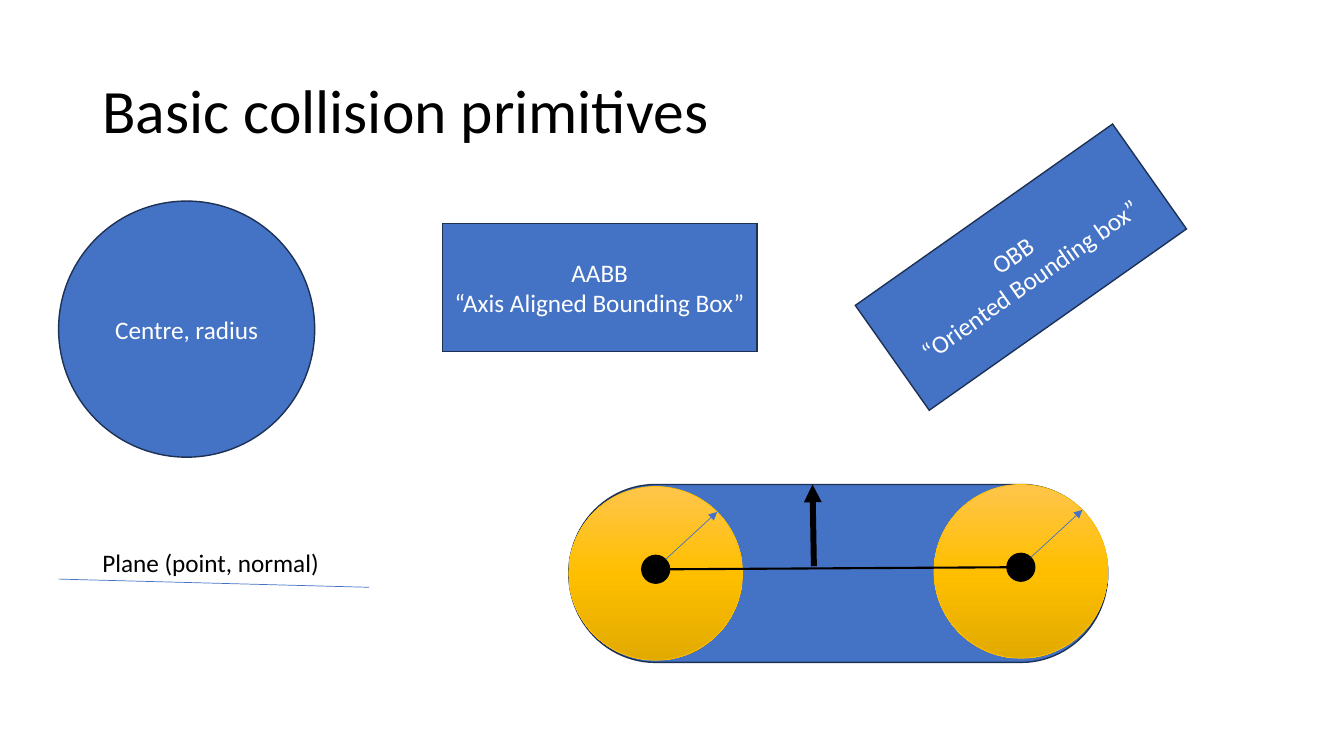
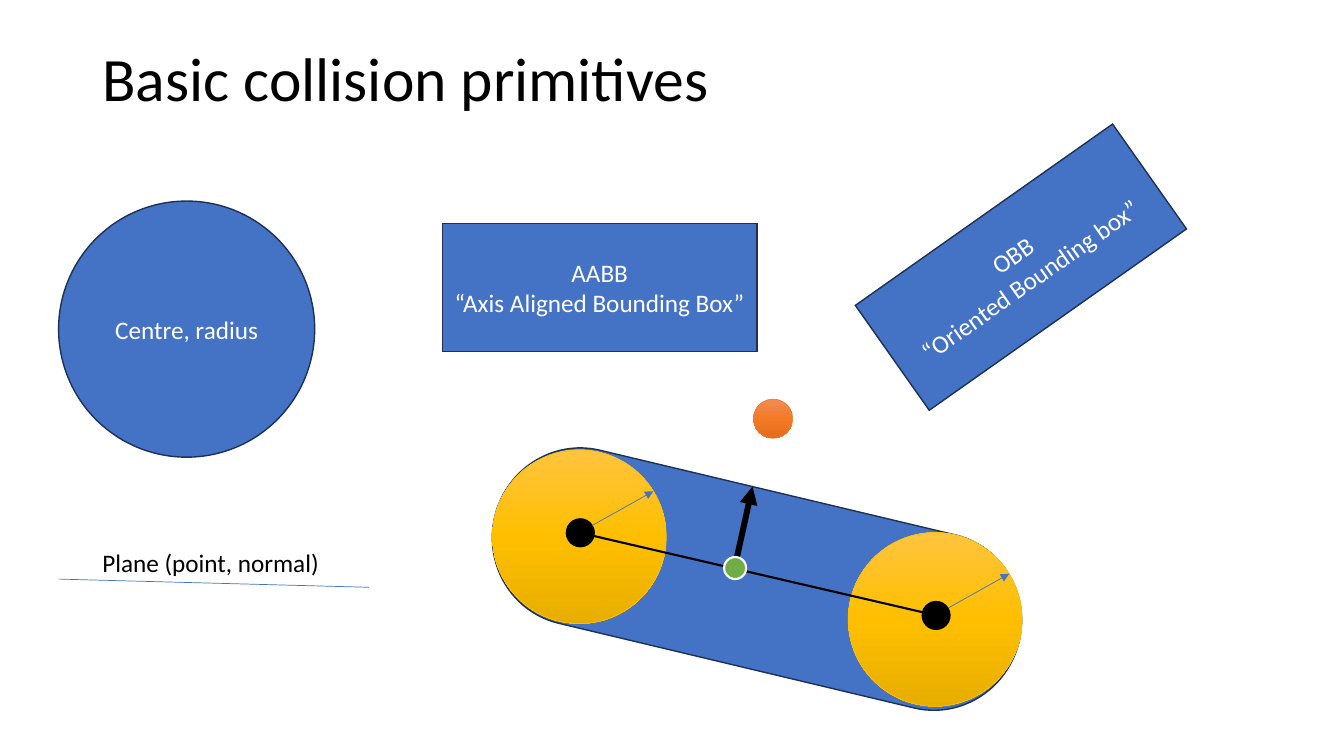
Before and after one commit to FeeneyCodes/GDP202425, a slide deck: slide 4 of 6019_Phys_1/D2D/W02/Collision_Detection (2024).pptx. Drawn at 1344x756 pixels with LibreOffice and Linux fonts; fonts in the diff are those of the drawing. Boxes give left, top, right and bottom in pixels: in the first picture for what was removed or moved away, otherwise in the second. Text is boxed around its words. In the diff, an @@ line names an element or a change of style, - is before the commit and + after.

Commit message:
Multiple lights and basic controls

```diff
--- a/6019_Phys_1/D2D/W02/Collision_Detection (2024).pptx
+++ b/6019_Phys_1/D2D/W02/Collision_Detection (2024).pptx
@@ title "Basic collision primitives": place and size @@
-title "Basic collision primitives" at <box>102,90,708,143</box>
+title "Basic collision primitives" at <box>102,58,708,111</box>
@@ ellipse added at <box>753,399,792,439</box>, fill gradient #F18C57 to #F67B28 to #E56C19, outline #ED7D31 0.5 pt @@
@@ arrow moved from (665, 560) - (717, 512) to (592, 525) - (653, 491) @@
@@ arrow moved from (814, 567) - (813, 485) to (735, 567) - (753, 487) @@
@@ line moved from (669, 570) - (1007, 568) to (594, 536) - (923, 612) @@
@@ rotation 0 to 13 degrees in 5 elements at <box>475,430,1041,728</box>, <box>564,516,598,550</box>, <box>475,432,684,641</box>, <box>920,599,954,633</box>, <box>830,515,1039,724</box> @@
@@ ellipse added at <box>724,558,746,580</box>, fill #70AD47, outline #FFFFFF 1.5 pt @@
@@ arrow moved from (1031, 558) - (1083, 510) to (948, 608) - (1009, 574) @@
```
Also in this commit, not shown: 1 other slide changed, 4 slides added, 1 slide removed, 42 other files.
